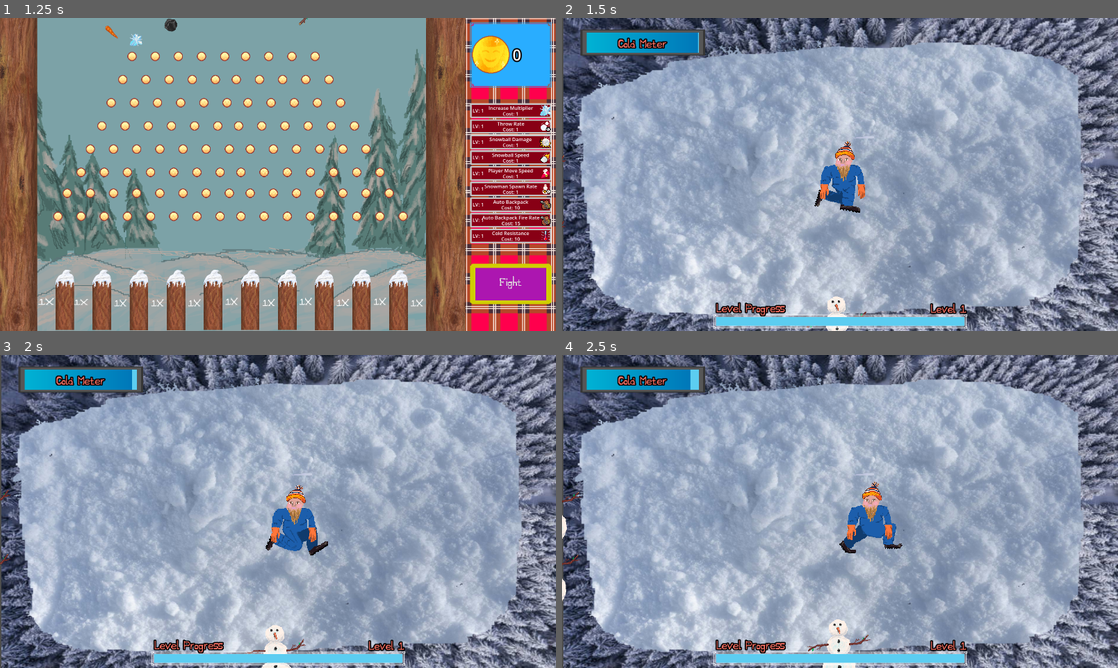
Above: before the commit, frames 1-4 (two rows, left to right).
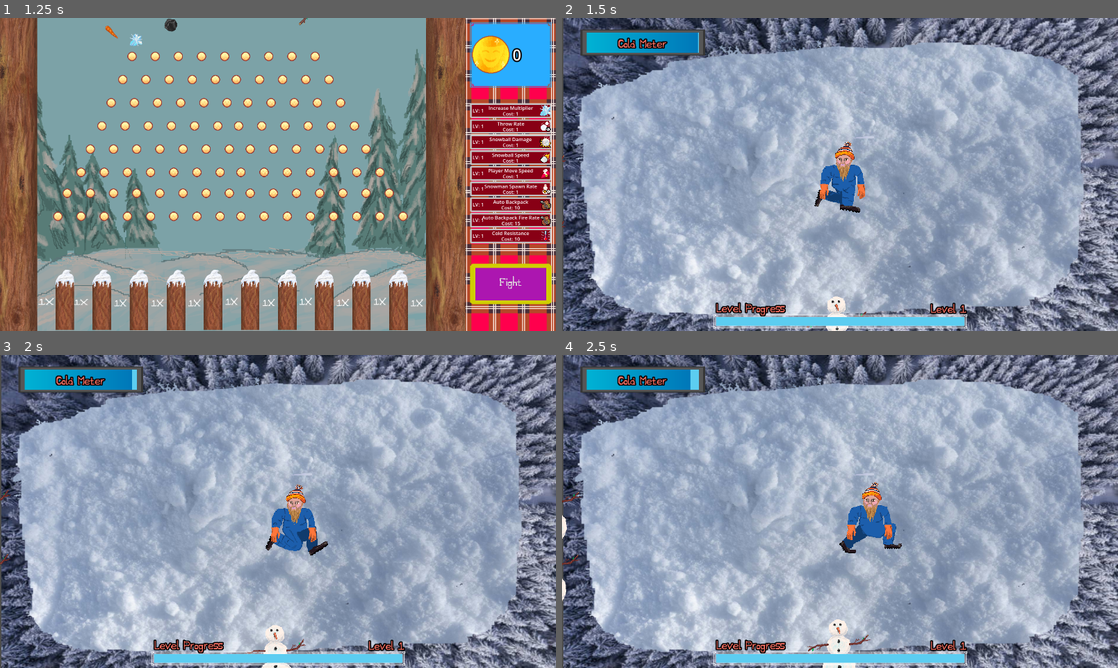
Above: after the commit, the same moments.

Repository: Parker-Vetter/snow-man-brawl
Game: Godot game, scene res://SceneManager/SceneManager.tscn
Two runs of this game, one before a commit and one after it. Both use one fixed random seed, a clock stepped at 60 frames per second and the inputs below.
Inputs (mouse positions are in pixels of both pictures, inside the frame that each line leads up to):
- Up to frame 1 (1.25 s): click "Start game" at 0.5 s
- Up to frame 2 (1.5 s): click "Fight" at 1.25 s
- Up to frame 3 (2 s): no input
- Up to frame 4 (2.5 s): move the mouse to (962, 495) at 2.02 s; hold Space (Shoot) from 2.03 s (still down); click (962, 495) at 2.17 s

Frame 1 is identical in both runs. In frame 2, 0.1% of the frame differs, in the area x 45-55%, y 39-63%; in frame 3, 0.1%; in frame 4, 0.2%, in the area x 50-62%, y 40-64%.

Commit message:
update player spritesheet

Diff:
--- a/MainGame/Scenes/player.tscn
+++ b/MainGame/Scenes/player.tscn
@@ -10,84 +10,84 @@
 [ext_resource type="AudioStream" uid="uid://bj85dpgjq06bh" path="res://MainGame/Effects/throw.mp3" id="7_jj37f"]
 [ext_resource type="Texture2D" uid="uid://o8sm01dsvxi8" path="res://zacks sprites/snowball_32.png" id="9_ub5t4"]
 
-[sub_resource type="AtlasTexture" id="AtlasTexture_gbkh0"]
-atlas = ExtResource("2_mta5u")
-region = Rect2(0, 0, 225, 250)
-
-[sub_resource type="AtlasTexture" id="AtlasTexture_6dxmd"]
-atlas = ExtResource("2_mta5u")
-region = Rect2(225, 0, 225, 250)
-
-[sub_resource type="AtlasTexture" id="AtlasTexture_jj37f"]
-atlas = ExtResource("2_mta5u")
-region = Rect2(450, 0, 225, 250)
-
-[sub_resource type="AtlasTexture" id="AtlasTexture_5o4xu"]
-atlas = ExtResource("2_mta5u")
-region = Rect2(675, 0, 225, 250)
-
 [sub_resource type="AtlasTexture" id="AtlasTexture_ub5t4"]
 atlas = ExtResource("2_mta5u")
-region = Rect2(900, 0, 225, 250)
+region = Rect2(0, 0, 240, 300)
 
 [sub_resource type="AtlasTexture" id="AtlasTexture_erkdm"]
 atlas = ExtResource("2_mta5u")
-region = Rect2(1125, 0, 225, 250)
+region = Rect2(240, 0, 240, 300)
 
 [sub_resource type="AtlasTexture" id="AtlasTexture_d3ag3"]
 atlas = ExtResource("2_mta5u")
-region = Rect2(0, 250, 225, 250)
+region = Rect2(480, 0, 240, 300)
 
 [sub_resource type="AtlasTexture" id="AtlasTexture_ygq0c"]
 atlas = ExtResource("2_mta5u")
-region = Rect2(225, 250, 225, 250)
+region = Rect2(720, 0, 240, 300)
 
 [sub_resource type="AtlasTexture" id="AtlasTexture_2chul"]
 atlas = ExtResource("2_mta5u")
-region = Rect2(450, 250, 225, 250)
+region = Rect2(960, 0, 240, 300)
 
 [sub_resource type="AtlasTexture" id="AtlasTexture_mie8w"]
 atlas = ExtResource("2_mta5u")
-region = Rect2(675, 250, 225, 250)
+region = Rect2(1200, 0, 240, 300)
 
 [sub_resource type="AtlasTexture" id="AtlasTexture_cx3y3"]
 atlas = ExtResource("2_mta5u")
-region = Rect2(900, 250, 225, 250)
+region = Rect2(0, 300, 240, 300)
 
 [sub_resource type="AtlasTexture" id="AtlasTexture_c3k4b"]
 atlas = ExtResource("2_mta5u")
-region = Rect2(1125, 250, 225, 250)
+region = Rect2(240, 300, 240, 300)
 
 [sub_resource type="AtlasTexture" id="AtlasTexture_llmu4"]
 atlas = ExtResource("2_mta5u")
-region = Rect2(0, 500, 225, 250)
+region = Rect2(480, 300, 240, 300)
 
 [sub_resource type="AtlasTexture" id="AtlasTexture_0nufu"]
 atlas = ExtResource("2_mta5u")
-region = Rect2(225, 500, 225, 250)
+region = Rect2(720, 300, 240, 300)
 
 [sub_resource type="AtlasTexture" id="AtlasTexture_vgrs6"]
 atlas = ExtResource("2_mta5u")
-region = Rect2(450, 500, 225, 250)
+region = Rect2(960, 300, 240, 300)
 
 [sub_resource type="AtlasTexture" id="AtlasTexture_sxhpm"]
 atlas = ExtResource("2_mta5u")
-region = Rect2(675, 500, 225, 250)
+region = Rect2(1200, 300, 240, 300)
+
+[sub_resource type="AtlasTexture" id="AtlasTexture_bvk38"]
+atlas = ExtResource("2_mta5u")
+region = Rect2(0, 600, 240, 300)
+
+[sub_resource type="AtlasTexture" id="AtlasTexture_1clxy"]
+atlas = ExtResource("2_mta5u")
+region = Rect2(240, 600, 240, 300)
+
+[sub_resource type="AtlasTexture" id="AtlasTexture_kgvkc"]
+atlas = ExtResource("2_mta5u")
+region = Rect2(480, 600, 240, 300)
+
+[sub_resource type="AtlasTexture" id="AtlasTexture_it16h"]
+atlas = ExtResource("2_mta5u")
+region = Rect2(720, 600, 240, 300)
 
 [sub_resource type="SpriteFrames" id="SpriteFrames_5xoc3"]
 animations = [{
 "frames": [{
 "duration": 1.0,
-"texture": SubResource("AtlasTexture_gbkh0")
-}, {
-"duration": 1.0,
-"texture": SubResource("AtlasTexture_6dxmd")
-}, {
-"duration": 1.0,
-"texture": SubResource("AtlasTexture_jj37f")
-}, {
-"duration": 1.0,
-"texture": SubResource("AtlasTexture_5o4xu")
+"texture": SubResource("AtlasTexture_ub5t4")
+}, {
+"duration": 1.0,
+"texture": SubResource("AtlasTexture_erkdm")
+}, {
+"duration": 1.0,
+"texture": SubResource("AtlasTexture_d3ag3")
+}, {
+"duration": 1.0,
+"texture": SubResource("AtlasTexture_ygq0c")
 }],
 "loop": true,
 "name": &"idle",
@@ -95,18 +95,6 @@
 }, {
 "frames": [{
 "duration": 1.0,
-"texture": SubResource("AtlasTexture_ub5t4")
-}, {
-"duration": 1.0,
-"texture": SubResource("AtlasTexture_erkdm")
-}, {
-"duration": 1.0,
-"texture": SubResource("AtlasTexture_d3ag3")
-}, {
-"duration": 1.0,
-"texture": SubResource("AtlasTexture_ygq0c")
-}, {
-"duration": 1.0,
 "texture": SubResource("AtlasTexture_2chul")
 }, {
 "duration": 1.0,
@@ -129,6 +117,18 @@
 }, {
 "duration": 1.0,
 "texture": SubResource("AtlasTexture_sxhpm")
+}, {
+"duration": 1.0,
+"texture": SubResource("AtlasTexture_bvk38")
+}, {
+"duration": 1.0,
+"texture": SubResource("AtlasTexture_1clxy")
+}, {
+"duration": 1.0,
+"texture": SubResource("AtlasTexture_kgvkc")
+}, {
+"duration": 1.0,
+"texture": SubResource("AtlasTexture_it16h")
 }],
 "loop": true,
 "name": &"run",
@@ -337,100 +337,88 @@
 "speed": 5.0
 }]
 
-[sub_resource type="AtlasTexture" id="AtlasTexture_bvk38"]
-atlas = ExtResource("2_mta5u")
-region = Rect2(900, 500, 225, 250)
-
-[sub_resource type="AtlasTexture" id="AtlasTexture_1clxy"]
-atlas = ExtResource("2_mta5u")
-region = Rect2(1125, 500, 225, 250)
-
-[sub_resource type="AtlasTexture" id="AtlasTexture_kgvkc"]
-atlas = ExtResource("2_mta5u")
-region = Rect2(0, 750, 225, 250)
-
-[sub_resource type="AtlasTexture" id="AtlasTexture_it16h"]
-atlas = ExtResource("2_mta5u")
-region = Rect2(225, 750, 225, 250)
-
 [sub_resource type="AtlasTexture" id="AtlasTexture_ljxvt"]
 atlas = ExtResource("2_mta5u")
-region = Rect2(450, 750, 225, 250)
+region = Rect2(960, 600, 240, 300)
 
 [sub_resource type="AtlasTexture" id="AtlasTexture_it21d"]
 atlas = ExtResource("2_mta5u")
-region = Rect2(675, 750, 225, 250)
+region = Rect2(1200, 600, 240, 300)
+
+[sub_resource type="AtlasTexture" id="AtlasTexture_x4uab"]
+atlas = ExtResource("2_mta5u")
+region = Rect2(0, 900, 240, 300)
+
+[sub_resource type="AtlasTexture" id="AtlasTexture_qirf4"]
+atlas = ExtResource("2_mta5u")
+region = Rect2(240, 900, 240, 300)
+
+[sub_resource type="AtlasTexture" id="AtlasTexture_f2aee"]
+atlas = ExtResource("2_mta5u")
+region = Rect2(480, 900, 240, 300)
+
+[sub_resource type="AtlasTexture" id="AtlasTexture_fel30"]
+atlas = ExtResource("2_mta5u")
+region = Rect2(720, 900, 240, 300)
 
 [sub_resource type="SpriteFrames" id="SpriteFrames_f3uyv"]
 animations = [{
 "frames": [{
 "duration": 1.0,
-"texture": SubResource("AtlasTexture_bvk38")
-}, {
-"duration": 1.0,
-"texture": SubResource("AtlasTexture_1clxy")
-}, {
-"duration": 1.0,
-"texture": SubResource("AtlasTexture_kgvkc")
-}, {
-"duration": 1.0,
-"texture": SubResource("AtlasTexture_it16h")
-}, {
-"duration": 1.0,
 "texture": SubResource("AtlasTexture_ljxvt")
 }, {
 "duration": 1.0,
 "texture": SubResource("AtlasTexture_it21d")
+}, {
+"duration": 1.0,
+"texture": SubResource("AtlasTexture_x4uab")
+}, {
+"duration": 1.0,
+"texture": SubResource("AtlasTexture_qirf4")
+}, {
+"duration": 1.0,
+"texture": SubResource("AtlasTexture_f2aee")
+}, {
+"duration": 1.0,
+"texture": SubResource("AtlasTexture_fel30")
 }],
 "loop": false,
 "name": &"throw",
 "speed": 5.0
 }]
 
-[sub_resource type="AtlasTexture" id="AtlasTexture_x4uab"]
-atlas = ExtResource("2_mta5u")
-region = Rect2(1125, 750, 225, 250)
-
-[sub_resource type="AtlasTexture" id="AtlasTexture_qirf4"]
-atlas = ExtResource("2_mta5u")
-region = Rect2(0, 1000, 225, 250)
-
-[sub_resource type="AtlasTexture" id="AtlasTexture_f2aee"]
-atlas = ExtResource("2_mta5u")
-region = Rect2(225, 1000, 225, 250)
-
-[sub_resource type="AtlasTexture" id="AtlasTexture_fel30"]
-atlas = ExtResource("2_mta5u")
-region = Rect2(450, 1000, 225, 250)
-
 [sub_resource type="AtlasTexture" id="AtlasTexture_sq32x"]
 atlas = ExtResource("2_mta5u")
-region = Rect2(675, 1000, 225, 250)
+region = Rect2(1200, 900, 240, 300)
 
 [sub_resource type="AtlasTexture" id="AtlasTexture_35j35"]
 atlas = ExtResource("2_mta5u")
-region = Rect2(900, 1000, 225, 250)
+region = Rect2(0, 1200, 240, 300)
 
 [sub_resource type="AtlasTexture" id="AtlasTexture_dlw2i"]
 atlas = ExtResource("2_mta5u")
-region = Rect2(1125, 1000, 225, 250)
+region = Rect2(240, 1200, 240, 300)
+
+[sub_resource type="AtlasTexture" id="AtlasTexture_hhf8v"]
+atlas = ExtResource("2_mta5u")
+region = Rect2(480, 1200, 240, 300)
+
+[sub_resource type="AtlasTexture" id="AtlasTexture_3vowp"]
+atlas = ExtResource("2_mta5u")
+region = Rect2(720, 1200, 240, 300)
+
+[sub_resource type="AtlasTexture" id="AtlasTexture_a38t2"]
+atlas = ExtResource("2_mta5u")
+region = Rect2(960, 1200, 240, 300)
+
+[sub_resource type="AtlasTexture" id="AtlasTexture_fb5hx"]
+atlas = ExtResource("2_mta5u")
+region = Rect2(1200, 1200, 240, 300)
 
 [sub_resource type="SpriteFrames" id="SpriteFrames_d3ag3"]
 animations = [{
 "frames": [{
 "duration": 1.0,
-"texture": SubResource("AtlasTexture_x4uab")
-}, {
-"duration": 1.0,
-"texture": SubResource("AtlasTexture_qirf4")
-}, {
-"duration": 1.0,
-"texture": SubResource("AtlasTexture_f2aee")
-}, {
-"duration": 1.0,
-"texture": SubResource("AtlasTexture_fel30")
-}, {
-"duration": 1.0,
 "texture": SubResource("AtlasTexture_sq32x")
 }, {
 "duration": 1.0,
@@ -438,6 +426,18 @@
 }, {
 "duration": 1.0,
 "texture": SubResource("AtlasTexture_dlw2i")
+}, {
+"duration": 1.0,
+"texture": SubResource("AtlasTexture_hhf8v")
+}, {
+"duration": 1.0,
+"texture": SubResource("AtlasTexture_3vowp")
+}, {
+"duration": 1.0,
+"texture": SubResource("AtlasTexture_a38t2")
+}, {
+"duration": 1.0,
+"texture": SubResource("AtlasTexture_fb5hx")
 }],
 "loop": false,
 "name": &"throw",
@@ -456,6 +456,8 @@
 sprite_frames = SubResource("SpriteFrames_5xoc3")
 animation = &"run"
 autoplay = "idle"
+frame = 9
+frame_progress = 0.3015234
 speed_scale = 2.0
 
 [node name="CollisionShape2D" type="CollisionShape2D" parent="." unique_id=1313249225]
@@ -583,7 +585,6 @@
 sprite_frames = SubResource("SpriteFrames_f3uyv")
 animation = &"throw"
 frame = 5
-frame_progress = 1.0
 speed_scale = 3.0
 
 [node name="arm L" type="AnimatedSprite2D" parent="." unique_id=1052501948]
@@ -591,6 +592,7 @@
 sprite_frames = SubResource("SpriteFrames_d3ag3")
 animation = &"throw"
 frame = 6
+frame_progress = 1.0
 speed_scale = 3.0
 
 [node name="HitBox" type="Area2D" parent="." unique_id=117249582]
Binary file changed: MainGame/Assets/player-Sheet.png
Not shown, added: MainGame/.DS_Store
